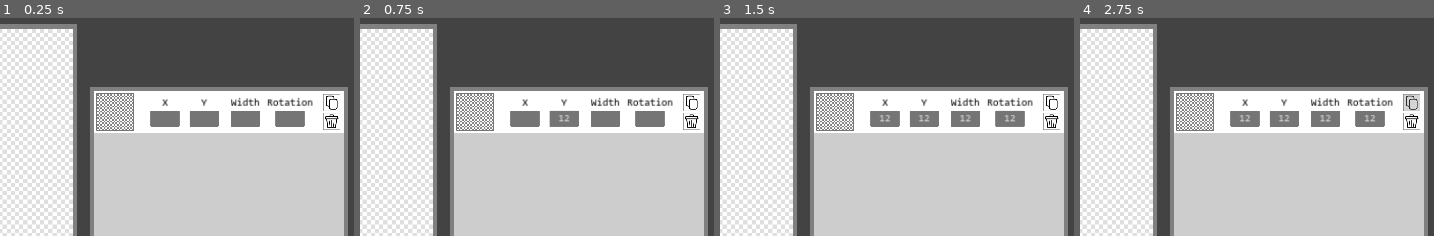
Above: before the commit, frames 1-4 (left to right).
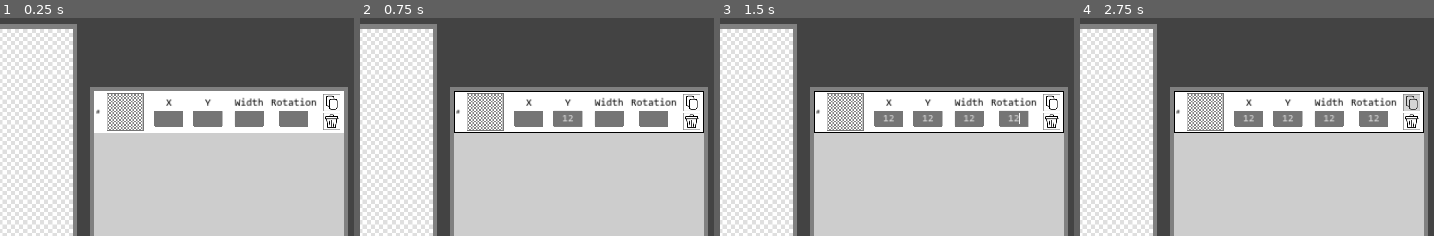
Above: after the commit, the same moments.

Repository: rawii22/PlaidGenerator
Game: Godot game, scene res://Scenes/main.tscn
The game is run twice, just before and just after one commit, with the same random seed, the same clock (stepped at 60 frames per second) and the same inputs.
Inputs (mouse positions are % of the whole screen's width and height, from its top left):
- Up to frame 1 (0.25 s): no input
- Up to frame 2 (0.75 s): click (79, 23) at 0.52 s; type "12" at 0.6 s
- Up to frame 3 (1.5 s): click (73, 23) at 0.75 s; type "12" at 0.83 s; click (85, 23) at 0.98 s; type "12" at 1.07 s; click (91, 23) at 1.27 s; type "12" at 1.35 s
- Up to frame 4 (2.75 s): click (97, 19) at 2 s
The pictures show only the part of the screen within x 50-100%, y 0-50%; the shares and areas given below are measured in that part.

The runs differ from the first frame. In frame 1, 2.5% of the frame differs, in the area x 27-90%, y 34-52%; in frame 2, 3.3%; in frame 3, 3.6%, in the area x 26-98%, y 33-53%; in frame 4, 3.6%.

Commit message:
Replaced textures with ColorRect, outline layer on hover
I replaced many textures with ColorRect's since they are much more customizable from the code. This will make it easier to add UI configurations later (such as changing colors or resizing the layers panel).
Whenever you hover the mouse over a layer, it now displays a black outline around it.
Added ID number label next on the left of each layer.

Diff:
--- a/Scenes/ColorPickerButton.gd
+++ /dev/null
@@ -1,20 +0,0 @@
-extends ColorPickerButton
-
-
-# Called when the node enters the scene tree for the first time.
-func _ready():
-	pass # Replace with function body.
-
-
-# Called every frame. 'delta' is the elapsed time since the previous frame.
-func _process(delta):
-	pass
-
-
-func _on_picker_created():
-	var picker = get_picker()
-#	picker.custom_minimum_size.x = custom_minimum_size.x * 2
-#	picker.custom_minimum_size.y = custom_minimum_size.y * 2
-	picker.size = Vector2i(custom_minimum_size.x * 2, custom_minimum_size.y * 2)
-#	picker.scale.x = picker.scale.x * 2
-#	picker.scale.y = picker.scale.y * 2
--- a/Scenes/canvas.tscn
+++ b/Scenes/canvas.tscn
@@ -1,11 +1,24 @@
-[gd_scene load_steps=3 format=3 uid="uid://dv8cq25r7jyj2"]
+[gd_scene load_steps=2 format=3 uid="uid://dv8cq25r7jyj2"]
 
 [ext_resource type="Texture2D" uid="uid://bw8jxi0xosqcc" path="res://Assets/CheckeredBackground.png" id="1_w7jkq"]
-[ext_resource type="Texture2D" uid="uid://dgwe3q4j0n8hw" path="res://Assets/Outline.png" id="2_podei"]
 
 [node name="Canvas" type="Node2D"]
 
-[node name="TextureRect" type="TextureRect" parent="."]
+[node name="Outline" type="ColorRect" parent="."]
+anchors_preset = 8
+anchor_left = 0.5
+anchor_top = 0.5
+anchor_right = 0.5
+anchor_bottom = 0.5
+offset_left = -1020.0
+offset_top = -1020.0
+offset_right = 1020.0
+offset_bottom = 1020.0
+grow_horizontal = 2
+grow_vertical = 2
+color = Color(0.501961, 0.501961, 0.501961, 1)
+
+[node name="PatternArea" type="TextureRect" parent="."]
 anchors_preset = 8
 anchor_left = 0.5
 anchor_top = 0.5
@@ -18,18 +31,3 @@
 grow_horizontal = 2
 grow_vertical = 2
 texture = ExtResource("1_w7jkq")
-
-[node name="TextureRect2" type="TextureRect" parent="TextureRect"]
-layout_mode = 1
-anchors_preset = 8
-anchor_left = 0.5
-anchor_top = 0.5
-anchor_right = 0.5
-anchor_bottom = 0.5
-offset_left = -1020.0
-offset_top = -1020.0
-offset_right = 1020.0
-offset_bottom = 1020.0
-grow_horizontal = 2
-grow_vertical = 2
-texture = ExtResource("2_podei")
--- a/Scenes/input_box.tscn
+++ b/Scenes/input_box.tscn
@@ -15,6 +15,7 @@
 offset_bottom = 37.5
 grow_horizontal = 2
 grow_vertical = 2
+mouse_filter = 1
 theme_override_fonts/font = ExtResource("1_rerg4")
 theme_override_font_sizes/font_size = 50
 alignment = 1
--- /dev/null
+++ b/Scenes/layer.gd
@@ -0,0 +1,33 @@
+extends Node2D
+
+
+# Called when the node enters the scene tree for the first time.
+func _ready():
+	pass # Replace with function body.
+
+
+# Called every frame. 'delta' is the elapsed time since the previous frame.
+func _process(delta):
+	pass
+
+
+func _on_color_picker_button_picker_created():
+	var picker = get_node("ColorPickerButton").get_picker()
+#	picker.custom_minimum_size.x = custom_minimum_size.x * 2
+#	picker.custom_minimum_size.y = custom_minimum_size.y * 2
+#	picker.size = Vector2i(custom_minimum_size.x * 2, custom_minimum_size.y * 2)
+#	picker.scale.x = picker.scale.x * 2
+#	picker.scale.y = picker.scale.y * 2
+
+
+#Update the color in the color box
+func _on_color_picker_button_color_changed(color):
+	get_node("ColorPickerButton").color = color
+
+
+func _on_layer_data_mouse_entered():
+	get_node("LayerData/Outline").set_color(Color(0,0,0,1))
+
+
+func _on_layer_data_mouse_exited():
+	get_node("LayerData/Outline").set_color(Color(1,1,1,1))
--- a/Scenes/layer.tscn
+++ b/Scenes/layer.tscn
@@ -1,6 +1,6 @@
 [gd_scene load_steps=9 format=3 uid="uid://du0bqi64xdy5a"]
 
-[ext_resource type="Script" path="res://Scenes/ColorPickerButton.gd" id="1_wb5fd"]
+[ext_resource type="Script" path="res://Scenes/layer.gd" id="1_dkhwn"]
 [ext_resource type="FontFile" uid="uid://b4px0375vn33t" path="res://Assets/consola.ttf" id="2_ahlwo"]
 [ext_resource type="Texture2D" uid="uid://dupdl4bfwwiag" path="res://Assets/copy.png" id="3_4ht35"]
 [ext_resource type="PackedScene" uid="uid://b0h6n52b5a4n6" path="res://Scenes/input_box.tscn" id="3_d3s57"]
@@ -9,13 +9,17 @@
 [ext_resource type="Texture2D" uid="uid://dwens6ct3ek42" path="res://Assets/deleteHover.png" id="6_dvuh3"]
 
 [sub_resource type="RectangleShape2D" id="RectangleShape2D_hovhb"]
-size = Vector2(1000, 200)
+size = Vector2(1200, 200)
 
 [node name="Layer" type="Node2D"]
+script = ExtResource("1_dkhwn")
 
 [node name="LayerData" type="Area2D" parent="."]
 
-[node name="ColorRect" type="ColorRect" parent="LayerData"]
+[node name="CollisionShape2D" type="CollisionShape2D" parent="LayerData"]
+shape = SubResource("RectangleShape2D_hovhb")
+
+[node name="Outline" type="ColorRect" parent="LayerData"]
 custom_minimum_size = Vector2(1200, 200)
 anchors_preset = 8
 anchor_left = 0.5
@@ -28,12 +32,22 @@
 offset_bottom = 20.0
 grow_horizontal = 2
 grow_vertical = 2
+mouse_filter = 2
 metadata/_edit_use_anchors_ = true
 
-[node name="CollisionShape2D" type="CollisionShape2D" parent="LayerData"]
-visible = false
-position = Vector2(100, 0)
-shape = SubResource("RectangleShape2D_hovhb")
+[node name="LayerBackground" type="ColorRect" parent="LayerData"]
+anchors_preset = 8
+anchor_left = 0.5
+anchor_top = 0.5
+anchor_right = 0.5
+anchor_bottom = 0.5
+offset_left = -595.0
+offset_top = -95.0
+offset_right = 595.0
+offset_bottom = 95.0
+grow_horizontal = 2
+grow_vertical = 2
+mouse_filter = 2
 
 [node name="ColorPickerButton" type="ColorPickerButton" parent="."]
 custom_minimum_size = Vector2(180, 180)
@@ -42,14 +56,14 @@
 anchor_top = 0.5
 anchor_right = 0.5
 anchor_bottom = 0.5
-offset_left = -590.0
+offset_left = -540.0
 offset_top = -90.0
-offset_right = -410.0
+offset_right = -360.0
 offset_bottom = 90.0
 grow_horizontal = 2
 grow_vertical = 2
-color = Color(0, 0, 0, 0)
-script = ExtResource("1_wb5fd")
+mouse_filter = 1
+color = Color(1, 1, 1, 0)
 metadata/_edit_use_anchors_ = true
 
 [node name="YLabel" type="Label" parent="."]
@@ -58,9 +72,9 @@
 anchor_top = 0.5
 anchor_right = 0.5
 anchor_bottom = 0.5
-offset_left = -99.0
-offset_top = -70.0
-offset_right = -45.0
+offset_left = -81.0
+offset_top = -70.0
+offset_right = -27.0
 offset_bottom = -16.0
 grow_horizontal = 2
 grow_vertical = 2
@@ -72,9 +86,9 @@
 vertical_alignment = 1
 
 [node name="YPos" parent="." instance=ExtResource("3_d3s57")]
-offset_left = -142.0
-offset_top = -5.0
-offset_right = -2.0
+offset_left = -124.0
+offset_top = -5.0
+offset_right = 16.0
 offset_bottom = 70.0
 
 [node name="XLabel" type="Label" parent="."]
@@ -83,9 +97,9 @@
 anchor_top = 0.5
 anchor_right = 0.5
 anchor_bottom = 0.5
-offset_left = -273.0
-offset_top = -70.0
-offset_right = -246.0
+offset_left = -255.0
+offset_top = -70.0
+offset_right = -228.0
 offset_bottom = -16.0
 grow_horizontal = 2
 grow_vertical = 2
@@ -97,9 +111,9 @@
 vertical_alignment = 1
 
 [node name="XPos" parent="." instance=ExtResource("3_d3s57")]
-offset_left = -330.0
-offset_top = -5.0
-offset_right = -190.0
+offset_left = -312.0
+offset_top = -5.0
+offset_right = -172.0
 offset_bottom = 70.0
 
 [node name="WidthLabel" type="Label" parent="."]
@@ -108,9 +122,9 @@
 anchor_top = 0.5
 anchor_right = 0.5
 anchor_bottom = 0.5
-offset_left = 45.0
-offset_top = -70.0
-offset_right = 207.0
+offset_left = 63.0
+offset_top = -70.0
+offset_right = 225.0
 offset_bottom = -16.0
 grow_horizontal = 2
 grow_vertical = 2
@@ -122,9 +136,9 @@
 vertical_alignment = 1
 
 [node name="Width" parent="." instance=ExtResource("3_d3s57")]
-offset_left = 56.0
-offset_top = -5.0
-offset_right = 196.0
+offset_left = 74.0
+offset_top = -5.0
+offset_right = 214.0
 offset_bottom = 70.0
 
 [node name="RotationLabel" type="Label" parent="."]
@@ -133,9 +147,9 @@
 anchor_top = 0.5
 anchor_right = 0.5
 anchor_bottom = 0.5
-offset_left = 232.0
-offset_top = -70.0
-offset_right = 448.0
+offset_left = 250.0
+offset_top = -70.0
+offset_right = 466.0
 offset_bottom = -16.0
 grow_horizontal = 2
 grow_vertical = 2
@@ -147,9 +161,9 @@
 vertical_alignment = 1
 
 [node name="Rotation" parent="." instance=ExtResource("3_d3s57")]
-offset_left = 270.0
-offset_top = -5.0
-offset_right = 410.0
+offset_left = 288.0
+offset_top = -5.0
+offset_right = 428.0
 offset_bottom = 70.0
 
 [node name="Copy" type="TextureButton" parent="."]
@@ -165,6 +179,7 @@
 grow_horizontal = 2
 grow_vertical = 2
 tooltip_text = "Copy"
+mouse_filter = 1
 texture_normal = ExtResource("3_4ht35")
 texture_pressed = ExtResource("3_4ht35")
 texture_hover = ExtResource("4_w4i8v")
@@ -174,8 +189,30 @@
 offset_top = 5.0
 offset_right = 580.0
 offset_bottom = 85.0
+mouse_filter = 1
 texture_normal = ExtResource("4_86dka")
 texture_pressed = ExtResource("4_86dka")
 texture_hover = ExtResource("6_dvuh3")
 
-[connection signal="picker_created" from="ColorPickerButton" to="ColorPickerButton" method="_on_picker_created"]
+[node name="LayerID" type="Label" parent="."]
+anchors_preset = 8
+anchor_left = 0.5
+anchor_top = 0.5
+anchor_right = 0.5
+anchor_bottom = 0.5
+offset_left = -590.0
+offset_top = -25.0
+offset_right = -550.0
+offset_bottom = 29.0
+grow_horizontal = 2
+grow_vertical = 2
+theme_override_colors/font_color = Color(0, 0, 0, 1)
+theme_override_fonts/font = ExtResource("2_ahlwo")
+theme_override_font_sizes/font_size = 30
+text = "#"
+vertical_alignment = 1
+
+[connection signal="mouse_entered" from="LayerData" to="." method="_on_layer_data_mouse_entered"]
+[connection signal="mouse_exited" from="LayerData" to="." method="_on_layer_data_mouse_exited"]
+[connection signal="color_changed" from="ColorPickerButton" to="." method="_on_color_picker_button_color_changed"]
+[connection signal="picker_created" from="ColorPickerButton" to="." method="_on_color_picker_button_picker_created"]
--- a/Scenes/layers.tscn
+++ b/Scenes/layers.tscn
@@ -1,12 +1,24 @@
-[gd_scene load_steps=4 format=3 uid="uid://dfjme138xwkw6"]
+[gd_scene load_steps=2 format=3 uid="uid://dfjme138xwkw6"]
 
-[ext_resource type="Texture2D" uid="uid://b7u5xx24v3pco" path="res://Assets/LayersBackground.png" id="1_p5nr1"]
-[ext_resource type="Texture2D" uid="uid://dcqjlj6f6w7hx" path="res://Assets/LayersOutline.png" id="2_fqlf3"]
 [ext_resource type="PackedScene" uid="uid://du0bqi64xdy5a" path="res://Scenes/layer.tscn" id="3_5np3f"]
 
 [node name="Layers" type="Node2D"]
 
-[node name="LayersBackground" type="TextureRect" parent="."]
+[node name="Outline" type="ColorRect" parent="."]
+anchors_preset = 8
+anchor_left = 0.5
+anchor_top = 0.5
+anchor_right = 0.5
+anchor_bottom = 0.5
+offset_left = -620.0
+offset_top = -870.0
+offset_right = 620.0
+offset_bottom = 870.0
+grow_horizontal = 2
+grow_vertical = 2
+color = Color(0.501961, 0.501961, 0.501961, 1)
+
+[node name="ListBackground" type="ColorRect" parent="."]
 anchors_preset = 8
 anchor_left = 0.5
 anchor_top = 0.5
@@ -18,22 +30,7 @@
 offset_bottom = 850.0
 grow_horizontal = 2
 grow_vertical = 2
-texture = ExtResource("1_p5nr1")
-
-[node name="Outline" type="TextureRect" parent="LayersBackground"]
-layout_mode = 1
-anchors_preset = 8
-anchor_left = 0.5
-anchor_top = 0.5
-anchor_right = 0.5
-anchor_bottom = 0.5
-offset_left = -620.0
-offset_top = -870.0
-offset_right = 620.0
-offset_bottom = 870.0
-grow_horizontal = 2
-grow_vertical = 2
-texture = ExtResource("2_fqlf3")
+color = Color(0.803922, 0.803922, 0.803922, 1)
 
 [node name="ScrollContainer" type="ScrollContainer" parent="."]
 custom_minimum_size = Vector2(1200, 1700)
--- a/Scenes/main.tscn
+++ b/Scenes/main.tscn
@@ -1,17 +1,16 @@
-[gd_scene load_steps=5 format=3 uid="uid://coe6lqlal5y87"]
+[gd_scene load_steps=4 format=3 uid="uid://coe6lqlal5y87"]
 
 [ext_resource type="Script" path="res://Scenes/main.gd" id="1_2exwb"]
-[ext_resource type="Texture2D" uid="uid://rh358vypfbij" path="res://Assets/darkened_overlay.png" id="1_bp7ym"]
 [ext_resource type="PackedScene" uid="uid://dv8cq25r7jyj2" path="res://Scenes/canvas.tscn" id="2_hg78p"]
 [ext_resource type="PackedScene" uid="uid://dfjme138xwkw6" path="res://Scenes/layers.tscn" id="3_um1k0"]
 
 [node name="Main" type="Node2D"]
 script = ExtResource("1_2exwb")
 
-[node name="TextureRect" type="TextureRect" parent="."]
-offset_right = 40.0
-offset_bottom = 40.0
-texture = ExtResource("1_bp7ym")
+[node name="Background" type="ColorRect" parent="."]
+offset_right = 3840.0
+offset_bottom = 2160.0
+color = Color(0.262745, 0.262745, 0.262745, 1)
 
 [node name="Canvas" parent="." instance=ExtResource("2_hg78p")]
 position = Vector2(1080, 1080)
Binary file removed: Assets/LayersBackground.png
Not shown, removed: Assets/LayersBackground.png.import
Binary file removed: Assets/LayersOutline.png
Not shown, removed: Assets/LayersOutline.png.import
Binary file removed: Assets/Outline.png
Not shown, removed: Assets/Outline.png.import
